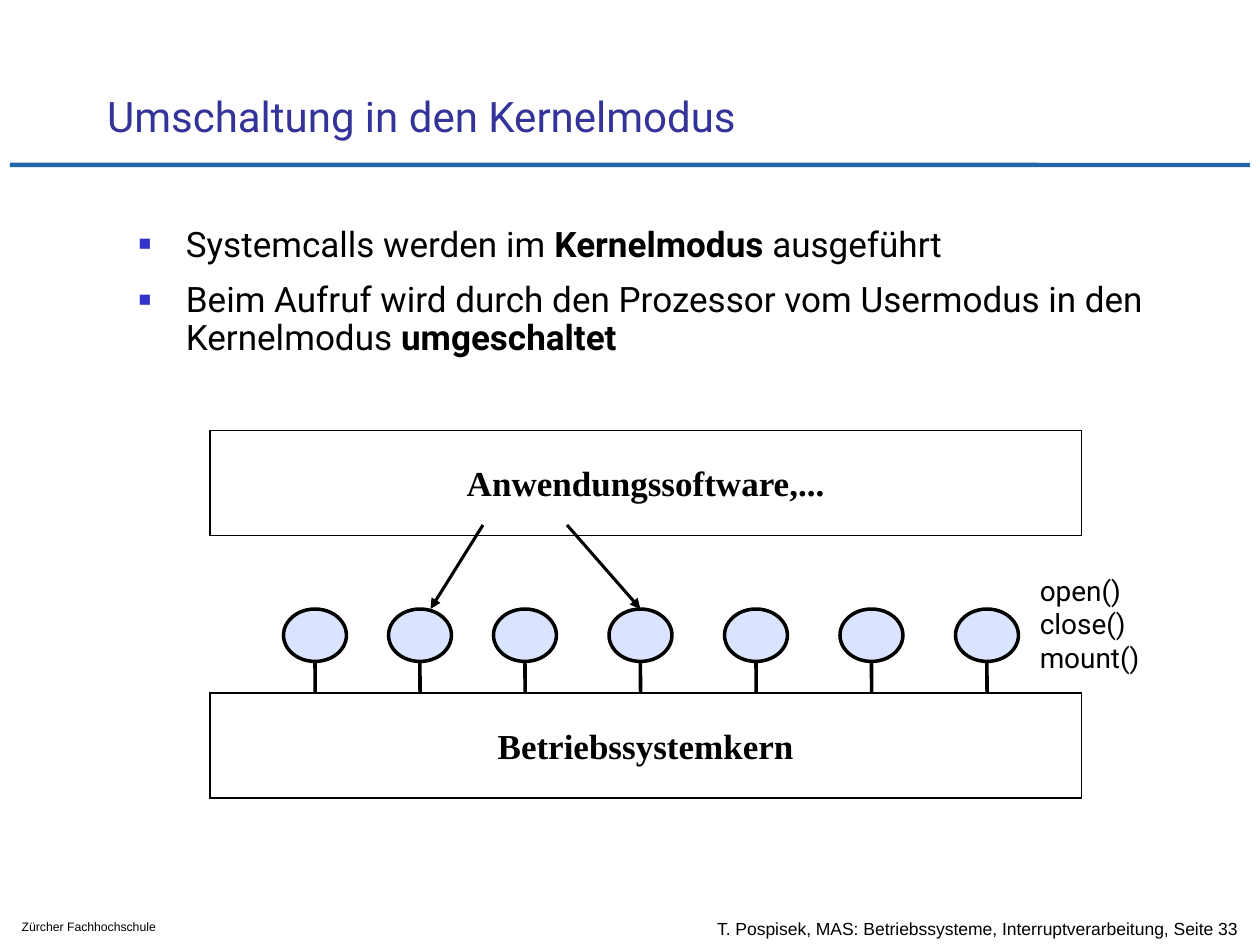
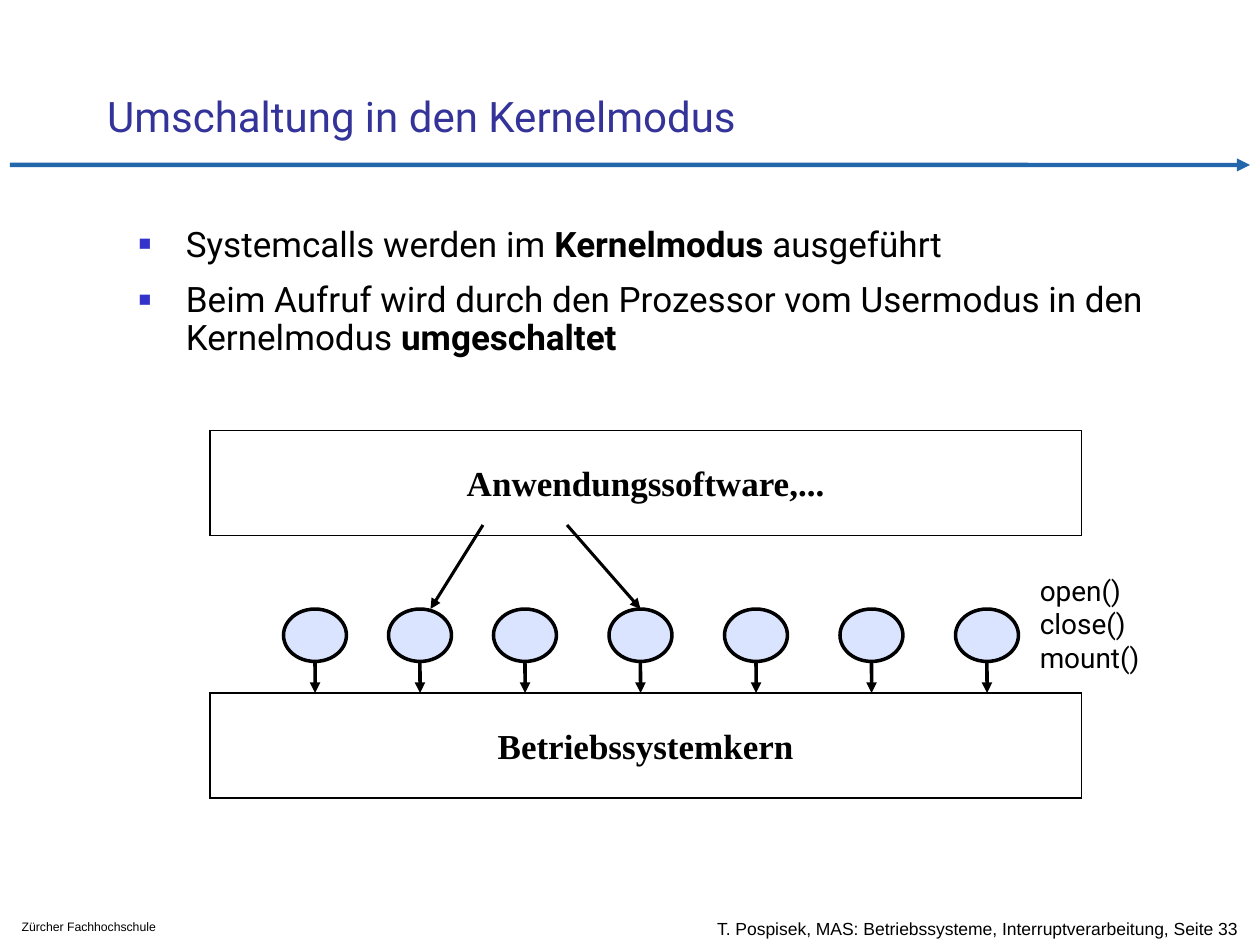
Before and after one commit to tpo/betriebssysteme, a slide deck: slide 33 of 04-3_Interruptverarbeitung_in_Betriebssystemen.odp. Drawn at 1260x945 pixels with LibreOffice and Linux fonts; fonts in the diff are those of the drawing; background and template pictures are left out. Boxes give left, top, right and bottom in pixels: in the first picture for what was removed or moved away, otherwise in the second. Text is boxed around its words. In the diff, an @@ line names an element or a change of style, - is before the commit and + after.

```diff
--- a/04-3_Interruptverarbeitung_in_Betriebssystemen.odp
+++ b/04-3_Interruptverarbeitung_in_Betriebssystemen.odp
@@ line (10, 165) - (1250, 165): line to arrow @@
@@ line (315, 662) - (315, 693): line to arrow @@
@@ line (420, 662) - (420, 693): line to arrow @@
@@ line (525, 662) - (525, 693): line to arrow @@
@@ line (640, 662) - (640, 693): line to arrow @@
@@ line (756, 662) - (756, 693): line to arrow @@
@@ line (872, 662) - (872, 693): line to arrow @@
@@ line (987, 662) - (987, 693): line to arrow @@
```
Also in this commit, not shown: 43 other slides changed, 1 slide added, 1 slide removed, 1 other file.
